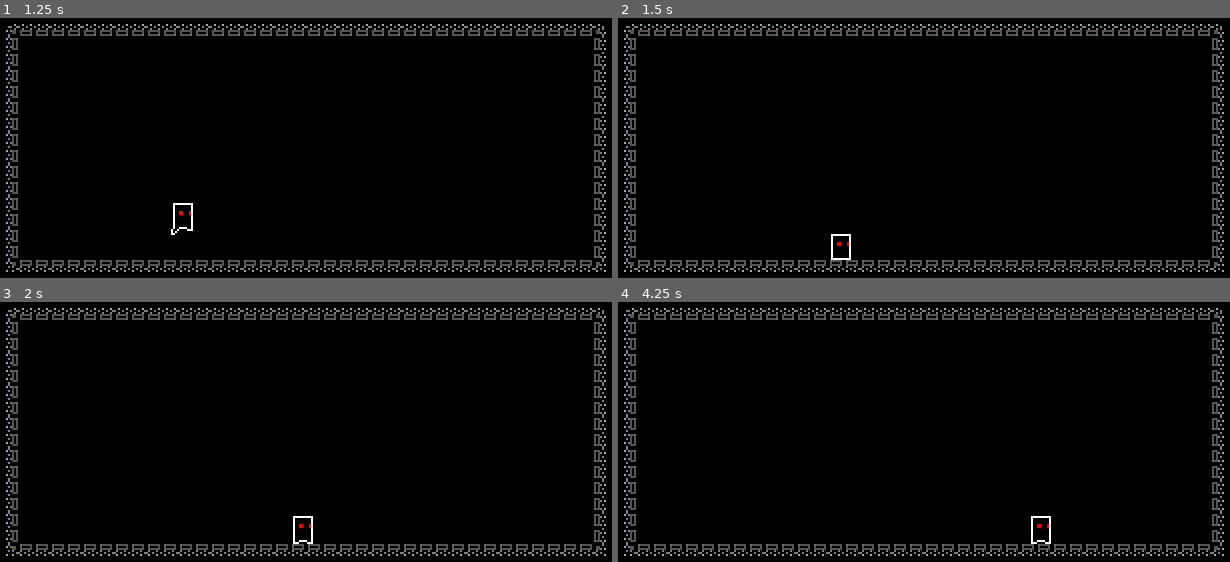
Above: before the commit, frames 1-4 (two rows, left to right).
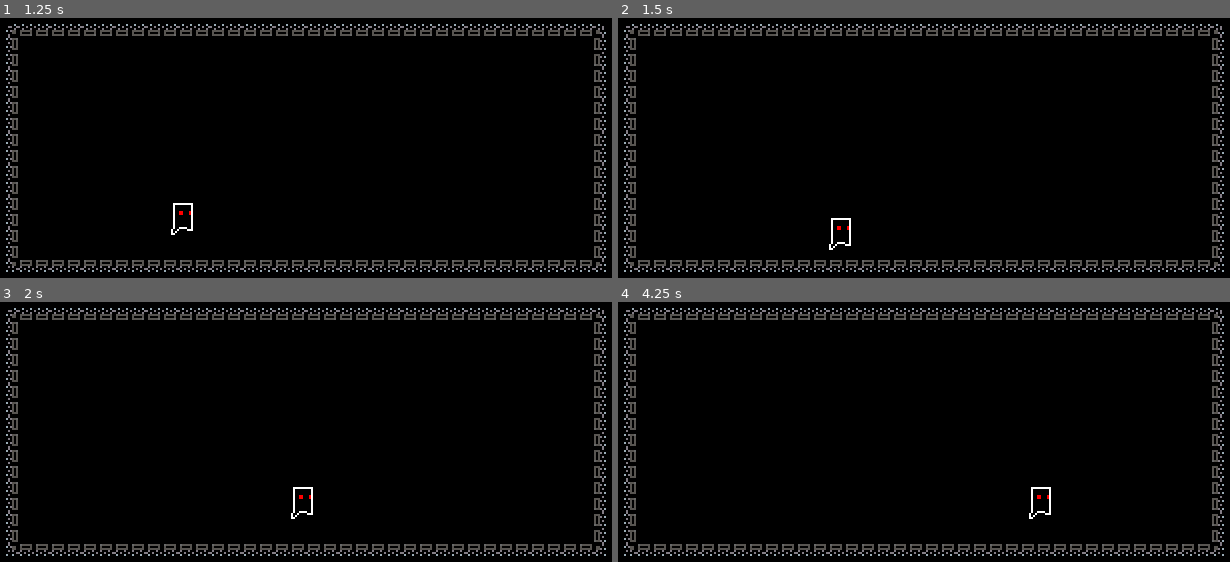
Above: after the commit, the same moments.

Repository: felipenune/outline-quest
Game: Godot game, scene res://Scenes/LevelsScenes/LevelTest.tscn
Same seed, same stepped clock (60 frames per second), same inputs: the game is played once before the commit and once after it.
Inputs:
- Up to frame 1 (1.25 s): hold Right (ui_right) from 0.53 s (still down); tap Space (ui_jump) at 0.6, 0.77, 1.07 s
- Up to frame 2 (1.5 s): keep holding Right (ui_right); tap Space (ui_jump) at 1.35 s
- Up to frame 3 (2 s): keep holding Right (ui_right); tap Space (ui_jump) at 1.52, 1.82 s
- Up to frame 4 (4.25 s): release Right (ui_right) at 2.03 s; hold Left (ui_left) 2.03-2.78 s; tap Space (ui_jump) at 2.1, 2.85, 3.02, 3.32, 3.6, 3.77, 4.07 s; hold Right (ui_right) from 2.78 s (still down)

Frame 1 is identical in both runs. In frame 2, 0.2% of the frame differs, in the area x 34-39%, y 76-94%; in frame 3, 0.3%, in the area x 47-52%, y 71-94%; in frame 4, 0.3%.

Commit message:
coyot jump

Diff:
--- a/Scenes/PlayerScenes/Player.tscn
+++ b/Scenes/PlayerScenes/Player.tscn
@@ -19,5 +19,8 @@
 
 [node name="CollisionShape2D" type="CollisionShape2D" parent="."]
 position = Vector2( 0, -7 )
-shape = SubResource( 10 )
+shape = SubResource( 1 )
+
+[node name="JumpTimer" type="Timer" parent="."]
+one_shot = true
 [connection signal="animation_finished" from="AnimatedSprite" to="." method="_on_AnimatedSprite_animation_finished"]
--- a/Scripts/Player.gd
+++ b/Scripts/Player.gd
@@ -5,12 +5,14 @@
 export var GRAVITY = 1000
 export var SPEED = 200
 export var JUMP_FORCE = -200
+export var JUMP_TIME = 0.1
 
 var velocity = Vector2.ZERO
 
 var facing_right = true
 
 onready var animation = $AnimatedSprite
+onready var jump_timer = $JumpTimer
 
 enum {
 	IDLE,
@@ -28,12 +30,13 @@
 func _physics_process(delta):
 	var walk_right = Input.get_action_strength("ui_right")
 	var walk_left = Input.get_action_strength("ui_left")
-	var jump = Input.is_action_just_pressed("ui_jump")
 	var jump_stop = Input.is_action_just_released("ui_jump")
 
 	var move = walk_right - walk_left
 
 	velocity.y += delta * GRAVITY
+
+	jump(JUMP_TIME)
 
 	match state:
 		IDLE:
@@ -41,7 +44,7 @@
 			velocity.x = 0
 			if move != 0:
 				state = RUN
-			if jump:
+			if jump_timer.time_left > 0 and is_on_floor():
 				state = JUMP
 
 		RUN:
@@ -49,7 +52,7 @@
 			move(move)
 			if move == 0:
 				state = IDLE
-			if jump:
+			if jump_timer.time_left > 0 and is_on_floor():
 				state = JUMP
 
 		JUMP:
@@ -74,7 +77,7 @@
 			move(move)
 			if move == 0:
 				velocity.x = 0
-			if jump:
+			if jump_timer.time_left > 0 and is_on_floor():
 				state = JUMP
 
 	if facing_right and walk_left and not walk_right:
@@ -94,6 +97,10 @@
 	elif move < 0:
 		velocity.x = -SPEED
 
+func jump(duration):
+	var jump = Input.is_action_just_pressed("ui_jump")
+	if jump:
+		jump_timer.start(duration)
 
 func _on_AnimatedSprite_animation_finished():
 	if animation.animation == "land":
Not shown: 1 places in Scenes/PlayerScenes/Player.tscn that only renumber resources
